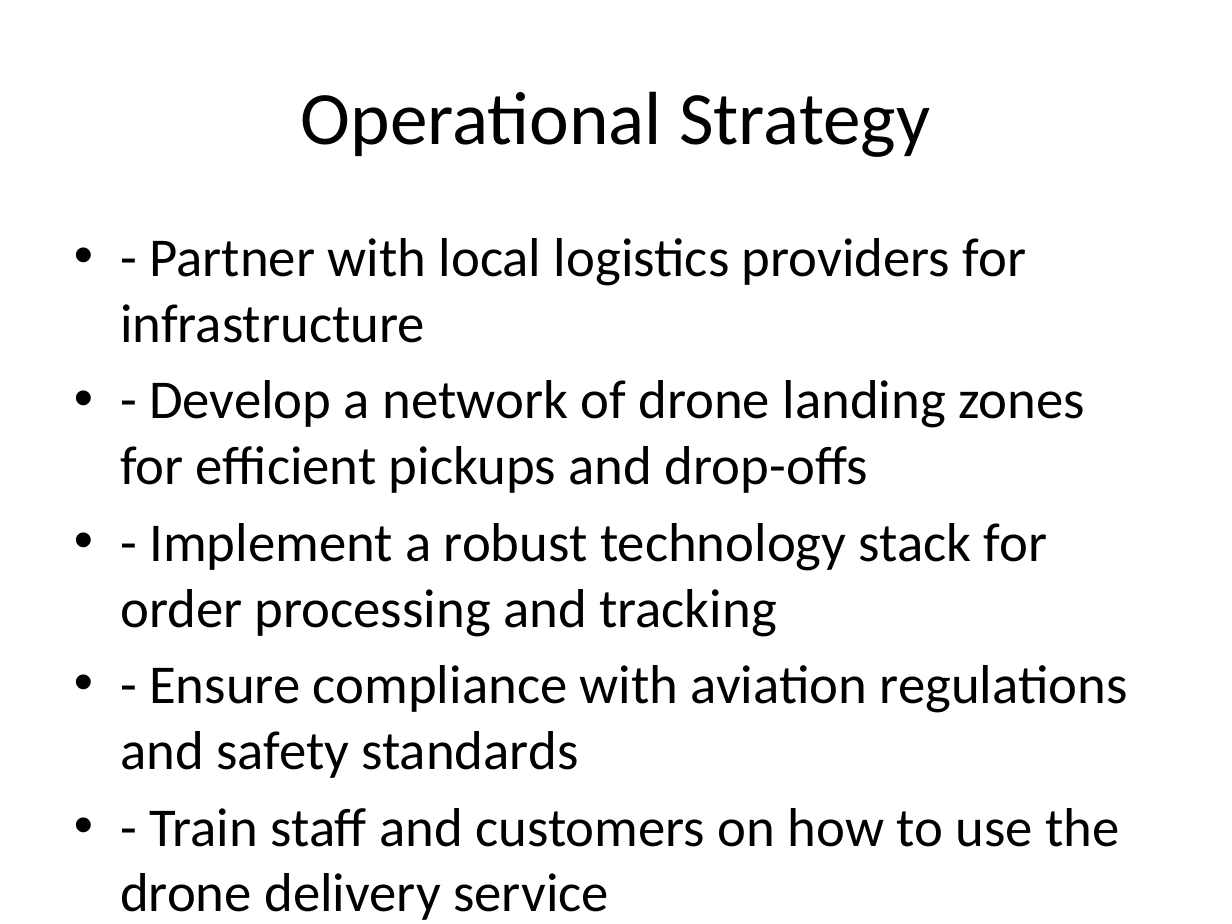
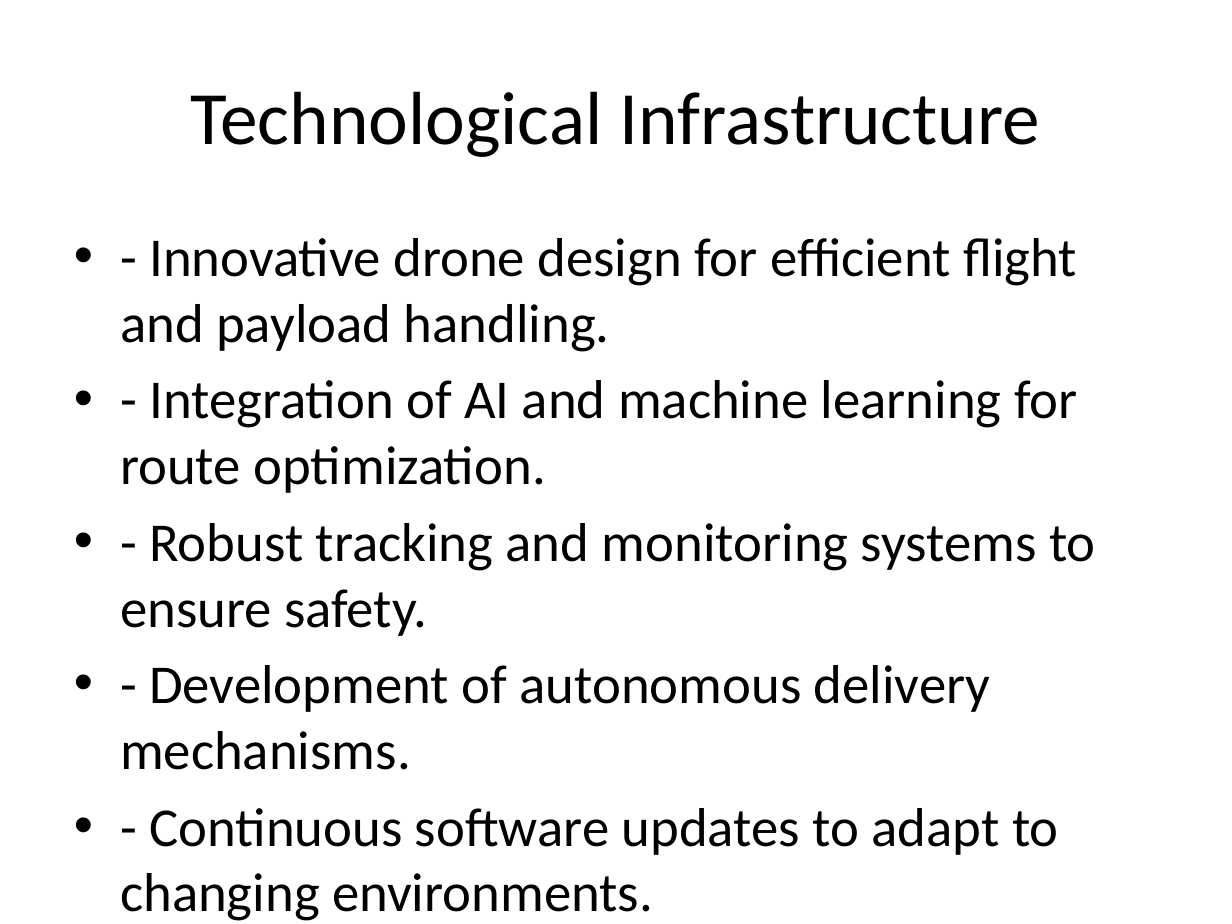
Before and after one commit to MiraSharma8511/hands-on-langchain, a slide deck: slide 5 of generated.pptx (slide 4 before the commit). Drawn at 1232x924 pixels with LibreOffice and Linux fonts; fonts in the diff are those of the drawing. Boxes give left, top, right and bottom in pixels: in the first picture for what was removed or moved away, otherwise in the second. Text is boxed around its words. In the diff, an @@ line names an element or a change of style, - is before the commit and + after.

Commit message:
Learning new

```diff
--- a/generated.pptx
+++ b/generated.pptx
@@ title at [191, 91, 1041, 157]: text changed @@
-Operational Strategy
+Technological Infrastructure
@@ text at [120, 238, 1096, 921]: text changed @@
-• - Partner with local logistics providers for infrastructure
-• - Develop a network of drone landing zones for efficient pickups and drop-offs
-• - Implement a robust technology stack for order processing and tracking
-• - Ensure compliance with aviation regulations and safety standards
-• - Train staff and customers on how to use the drone delivery service
+• - Innovative drone design for efficient flight and payload handling.
+• - Integration of AI and machine learning for route optimization.
+• - Robust tracking and monitoring systems to ensure safety.
+• - Development of autonomous delivery mechanisms.
+• - Continuous software updates to adapt to changing environments.
```
Also in this commit, not shown: 5 other slides changed, 4 slides added, 2 slides removed, 11 other files.
